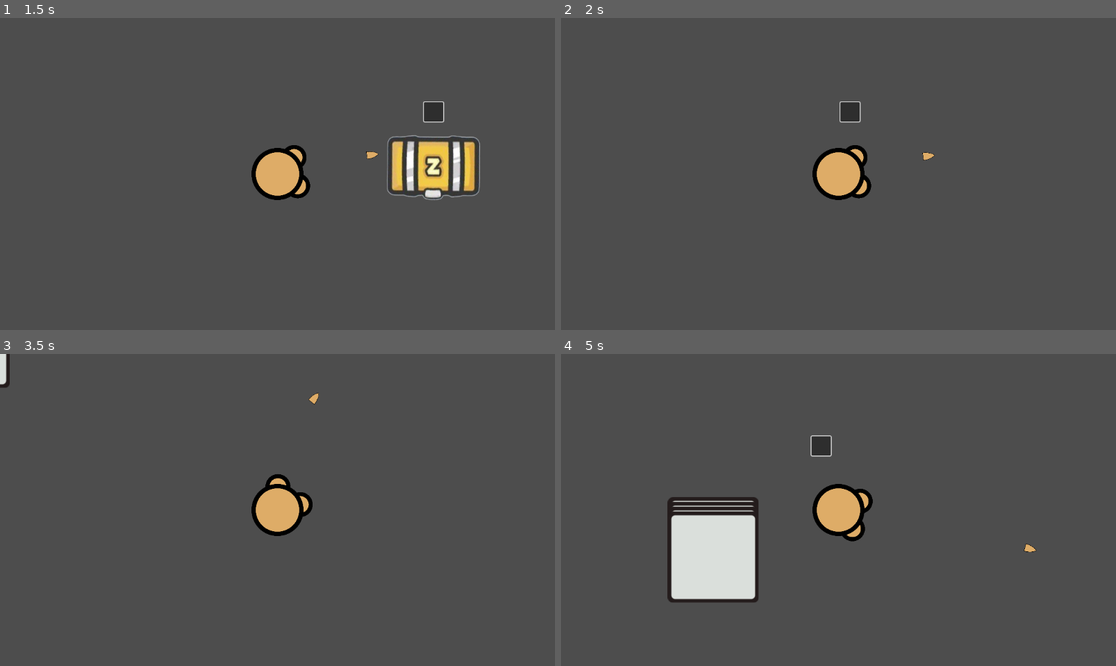
Above: before the commit, frames 1-4 (two rows, left to right).
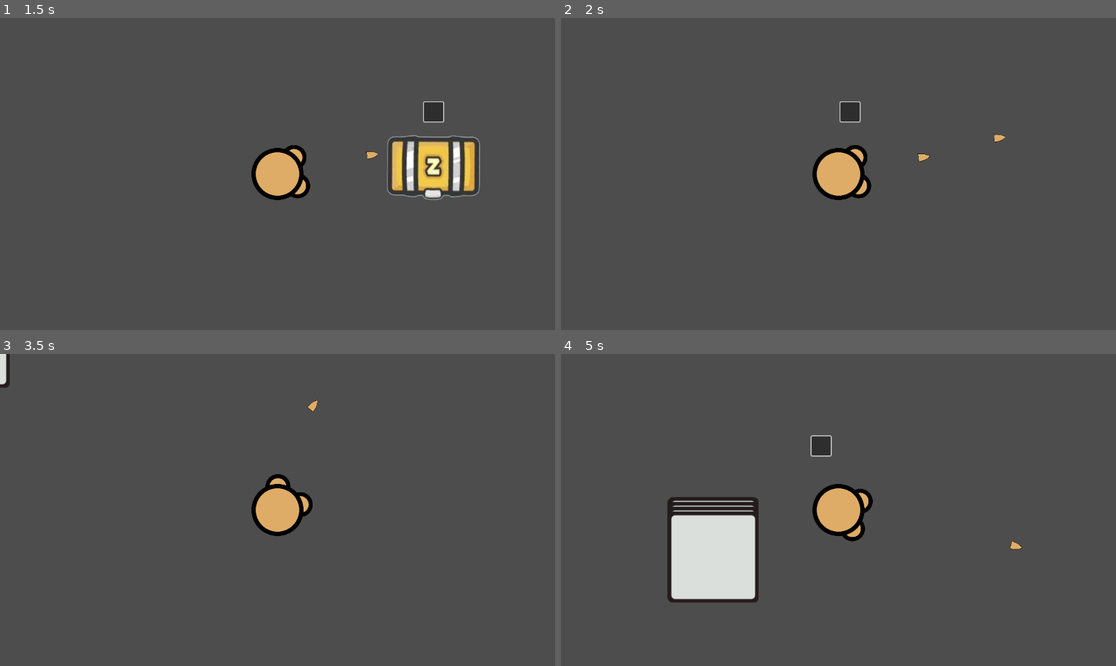
Above: after the commit, the same moments.

Repository: Tiffycake/Jank
Game: Godot game, scene res://Main Scene.tscn
The game is run twice, just before and just after one commit, with the same random seed, the same clock (stepped at 60 frames per second) and the same inputs.
Inputs (mouse positions are in pixels of both pictures, inside the frame that each line leads up to):
- Up to frame 1 (1.5 s): click (493, 111) at 0.5 s; tap Enter at 1.25 s; move the mouse to (399, 158) at 1.27 s; press the mouse at (399, 158) at 1.28 s; hold D (right) from 1.28 s (still down)
- Up to frame 2 (2 s): keep holding D (right)
- Up to frame 3 (3.5 s): move the mouse to (166, 525) at 2.02 s; release D (right) at 2.03 s; release the mouse at (166, 525) at 2.03 s; hold S (down) 2.03-2.78 s; right-click (166, 525) at 2.1 s; move the mouse to (333, 441) at 2.77 s; press the mouse at (333, 441) at 2.78 s; hold D (right) from 2.78 s (still down)
- Up to frame 4 (5 s): move the mouse to (810, 572) at 3.52 s; release D (right) at 3.53 s; release the mouse at (810, 572) at 3.53 s; hold W (up) 3.53-4.28 s; right-click (810, 572) at 3.6 s; move the mouse to (1005, 556) at 4.27 s; press the mouse at (1005, 556) at 4.28 s; hold A (left) from 4.28 s (still down)

Frame 1 is identical in both runs. In frame 2, less than 0.1% of the frame differs, in the area x 64-81%, y 37-47%; in frame 3, less than 0.1%; in frame 4, less than 0.1%.

Commit message:
multiplayer ahhhhhhh

Diff:
--- a/scripts/weapon.gd
+++ b/scripts/weapon.gd
@@ -5,8 +5,8 @@
 @onready var timer: Timer = $Timer
 var bulletList := Node.new()
 
-var weaponAtackDamage : int = 10
-var atackSpeed : float = 2  # attacks per second
+var weaponAtackDamage : int = 25
+var atackSpeed : float = 4  # attacks per second
 
 func _ready() -> void:
 
